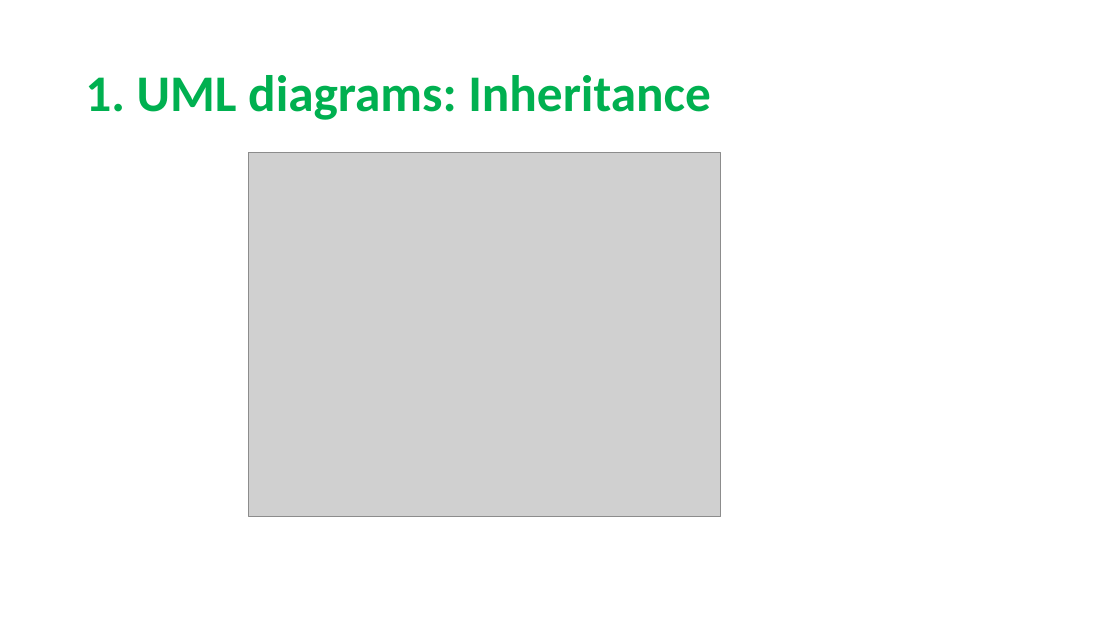
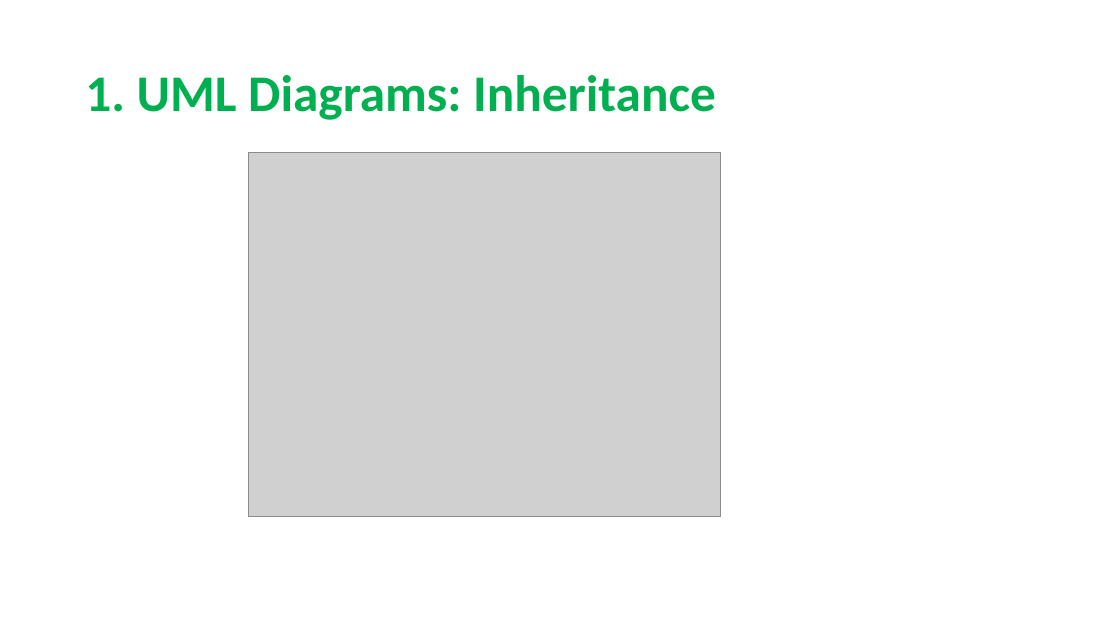
Before and after one commit to sarahmele/ch.bfh.btx8081.w2015.green, a slide deck: slide 3 of doc/task07/unterlagen_task7/Task7.pptx. Drawn at 1120x630 pixels with LibreOffice and Linux fonts; fonts in the diff are those of the drawing; grey boxes stand for pictures. Boxes give left, top, right and bottom in pixels: in the first picture for what was removed or moved away, otherwise in the second. Text is boxed around its words. In the diff, an @@ line names an element or a change of style, - is before the commit and + after.

```diff
--- a/doc/task07/unterlagen_task7/Task7.pptx
+++ b/doc/task07/unterlagen_task7/Task7.pptx
@@ title at box(85, 75, 716, 120): text changed @@
-1. UML diagrams: Inheritance
+1. UML Diagrams: Inheritance
```
Also in this commit, not shown: 6 other slides changed, 2 slides added, 1 slide removed, 4 other files.
